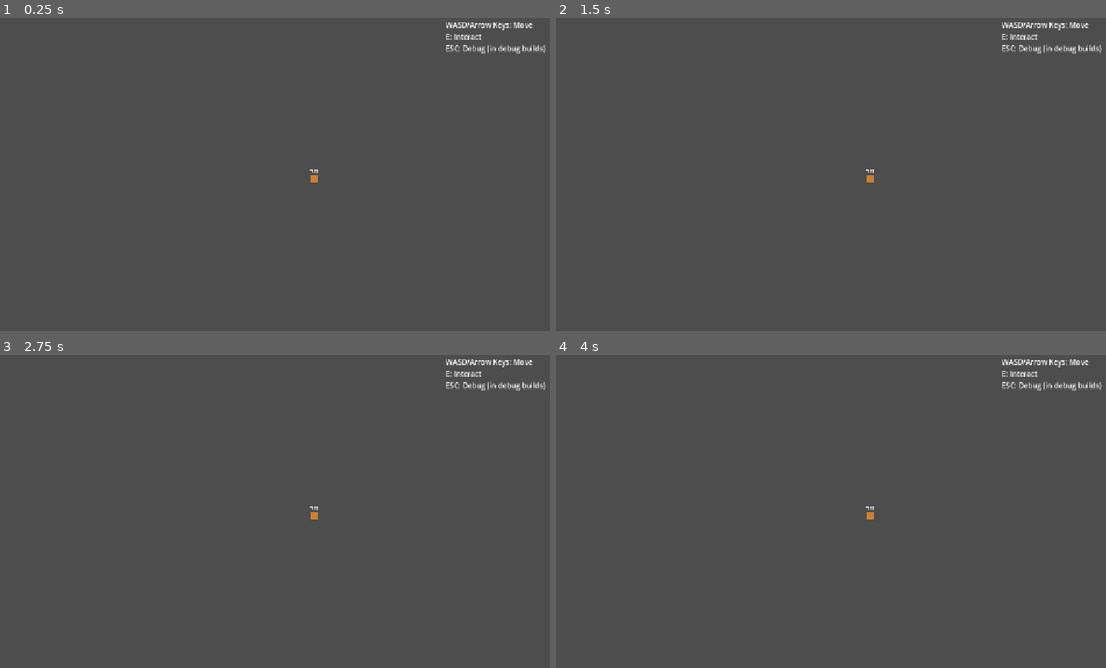
Above: before the commit, frames 1-4 (two rows, left to right).
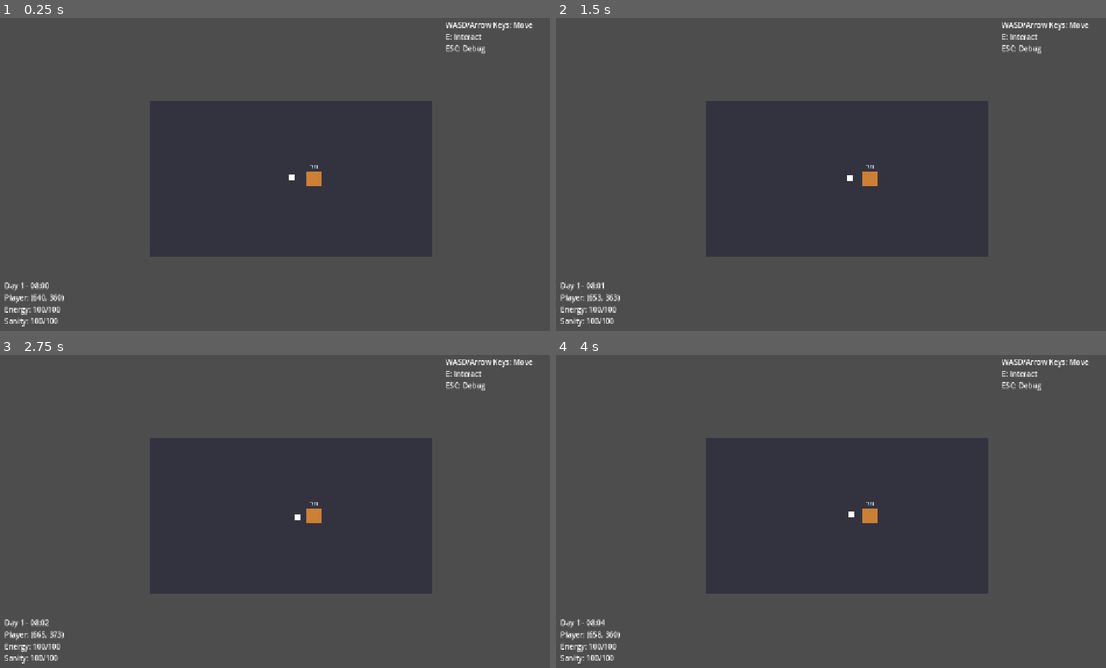
Above: after the commit, the same moments.

Repository: heureux831/GradLife
Game: Godot game, scene res://scenes/main/Main.tscn
The game is run twice, just before and just after one commit, with the same random seed, the same clock (stepped at 60 frames per second) and the same inputs.
Inputs (mouse positions are in pixels of both pictures, inside the frame that each line leads up to):
- Up to frame 1 (0.25 s): no input
- Up to frame 2 (1.5 s): tap Enter at 0.5 s; move the mouse to (869, 177) at 0.52 s; hold Right (ui_right) 0.53-1.28 s; hold E (interact) 0.53-1.28 s; click (869, 177) at 0.67 s; move the mouse to (732, 196) at 1.27 s; hold Down (ui_down) from 1.28 s (still down); tap E (interact) at 1.35 s
- Up to frame 3 (2.75 s): move the mouse to (346, 442) at 2.02 s; release Down (ui_down) at 2.03 s; hold Right (ui_right) from 2.03 s (still down); hold E (interact) from 2.03 s (still down)
- Up to frame 4 (4 s): move the mouse to (820, 580) at 2.77 s; release Right (ui_right) at 2.78 s; release E (interact) at 2.78 s; hold Up (ui_up) 2.78-3.53 s; tap E (interact) at 2.85 s; click (820, 580) at 2.92 s; tap Space at 3.5 s; move the mouse to (1023, 564) at 3.52 s; hold Left (ui_left) from 3.53 s (still down); hold E (interact) from 3.53 s (still down)

The runs differ from the first frame. In frame 1, 26% of the frame differs, in the area x 0-100%, y 8-99%; in frame 2, 26%; in frame 3, 26%; in frame 4, 26%.

Commit message:
Add visual feedback and debug information
- Add placeholder blue sprite to Player
- Fix InteractionManager to properly find Player
- Add visible floor and walls to Dorm room
- Make TestInteractable larger and more visible (64x64)
- Add hover effects to TestInteractable
- Add StatusLabel for real-time game state display
- Add debugging prints for initialization

Diff:
--- a/scenes/characters/Player.tscn
+++ b/scenes/characters/Player.tscn
@@ -1,9 +1,16 @@
-[gd_scene load_steps=3 format=3]
+[gd_scene load_steps=4 format=3]
 
 [ext_resource type="Script" path="res://src/characters/Player.gd" id="1"]
 
 [sub_resource type="RectangleShape2D" id="RectangleShape2D_1"]
 size = Vector2(16, 16)
+
+[sub_resource type="StyleBoxFlat" id="StyleBoxFlat_1"]
+bg_color = Color(0.2, 0.6, 1, 1)
+corner_radius_top_left = 8
+corner_radius_top_right = 8
+corner_radius_bottom_right = 8
+corner_radius_bottom_left = 8
 
 [node name="Player" type="CharacterBody2D"]
 script = ExtResource("1")
@@ -12,7 +19,21 @@
 
 [node name="Sprite2D" type="Sprite2D" parent="."]
 z_index = 1
-position = Vector2(0, -8)
+
+[node name="ColorRect" type="ColorRect" parent="Sprite2D"]
+layout_mode = 1
+anchors_preset = 8
+anchor_left = 0.5
+anchor_top = 0.5
+anchor_right = 0.5
+anchor_bottom = 0.5
+offset_left = -12.0
+offset_top = -20.0
+offset_right = 12.0
+offset_bottom = 4.0
+grow_horizontal = 2
+grow_vertical = 2
+theme_override_styles/panel = SubResource("StyleBoxFlat_1")
 
 [node name="CollisionShape2D" type="CollisionShape2D" parent="."]
 position = Vector2(0, 8)
--- a/scenes/main/Main.tscn
+++ b/scenes/main/Main.tscn
@@ -41,5 +41,18 @@
 grow_horizontal = 0
 text = "WASD/Arrow Keys: Move
 E: Interact
-ESC: Debug (in debug builds)"
+ESC: Debug"
 vertical_alignment = 1
+
+[node name="StatusLabel" type="Label" parent="CanvasLayer"]
+layout_mode = 1
+anchors_preset = 2
+anchor_top = 1.0
+anchor_bottom = 1.0
+offset_left = 10.0
+offset_top = -100.0
+offset_right = 400.0
+offset_bottom = -10.0
+grow_vertical = 0
+text = "Initializing..."
+vertical_alignment = 1
--- a/scenes/objects/TestInteractable.tscn
+++ b/scenes/objects/TestInteractable.tscn
@@ -3,7 +3,7 @@
 [ext_resource type="Script" path="res://src/interaction/TestInteractable.gd" id="1"]
 
 [sub_resource type="RectangleShape2D" id="RectangleShape2D_1"]
-size = Vector2(32, 32)
+size = Vector2(64, 64)
 
 [node name="TestInteractable" type="Area2D"]
 script = ExtResource("1")
@@ -25,10 +25,10 @@
 anchor_top = 0.5
 anchor_right = 0.5
 anchor_bottom = 0.5
-offset_left = -16.0
-offset_top = -16.0
-offset_right = 16.0
-offset_bottom = 16.0
+offset_left = -32.0
+offset_top = -32.0
+offset_right = 32.0
+offset_bottom = 32.0
 grow_horizontal = 2
 grow_vertical = 2
 color = Color(0.8, 0.5, 0.2, 1)
@@ -41,9 +41,9 @@
 anchor_right = 0.5
 anchor_bottom = 0.5
 offset_left = -50.0
-offset_top = -40.0
+offset_top = -60.0
 offset_right = 50.0
-offset_bottom = -25.0
+offset_bottom = -45.0
 grow_horizontal = 2
 grow_vertical = 2
 text = "TEST"
--- a/scenes/world/Dorm.tscn
+++ b/scenes/world/Dorm.tscn
@@ -8,11 +8,18 @@
 [sub_resource type="RectangleShape2D" id="RectangleShape2D_2"]
 size = Vector2(20, 720)
 
+[sub_resource type="StyleBoxFlat" id="StyleBoxFlat_1"]
+bg_color = Color(0.4, 0.4, 0.4, 1)
+
 [node name="Dorm" type="Node2D"]
 script = ExtResource("1")
 
-[node name="Floor" type="TileMap" parent="."]
-y_sort_enabled = true
+[node name="Floor" type="ColorRect" parent="."]
+offset_left = 20.0
+offset_top = 20.0
+offset_right = 1260.0
+offset_bottom = 700.0
+color = Color(0.3, 0.3, 0.35, 1)
 
 [node name="Walls" type="StaticBody2D" parent="."]
 collision_layer = 4
@@ -35,3 +42,10 @@
 shape = SubResource("RectangleShape2D_2")
 
 [node name="YSort" type="YSort" parent="."]
+
+[node name="FloorVisual" type="ColorRect" parent="."]
+offset_left = 20.0
+offset_top = 20.0
+offset_right = 1260.0
+offset_bottom = 700.0
+color = Color(0.2, 0.2, 0.25, 1)
--- a/src/interaction/InteractionManager.gd
+++ b/src/interaction/InteractionManager.gd
@@ -3,14 +3,21 @@
 # Manages player interactions with objects
 # Detects nearby interactables and handles interaction logic
 
-@onready var player = get_tree().get_first_node_in_group("player")
+var player: Player = null
 var nearby_interactables: Array = []
 var current_interactable: InteractableObject = null
 
 func _ready():
-	# Add player to group if not already added
-	if player and not player.is_in_group("player"):
+	# Get player reference from the scene tree
+	player = get_tree().get_first_node_in_group("player")
+	if not player:
+		# Try to find player by path if not in group
+		player = get_tree().get_root().get_node_or_null("Main/YSort/Player")
+
+	# Add player to group
+	if player:
 		player.add_to_group("player")
+		print("Player found and added to group")
 
 func _process(_delta):
 	_update_nearby_interactables()
--- a/src/interaction/TestInteractable.gd
+++ b/src/interaction/TestInteractable.gd
@@ -4,8 +4,21 @@
 	# Set custom prompt
 	prompt = "Press E to say Hello"
 	super._ready()
+	print("TestInteractable ready!")
 
 func _on_interact(interactor: Node):
 	"""Override to print Hello when interacted with"""
 	print("Hello!")
 	GlobalSignals.show_notification("Hello from test object!", 2.0)
+
+func _on_hover_enter():
+	"""Make the object more visible when hovered"""
+	var color_rect = $Sprite2D/ColorRect
+	if color_rect:
+		color_rect.color = Color(1, 0.8, 0.4, 1)  # Brighter color
+
+func _on_hover_exit():
+	"""Restore original color"""
+	var color_rect = $Sprite2D/ColorRect
+	if color_rect:
+		color_rect.color = Color(0.8, 0.5, 0.2, 1)  # Original color
--- a/src/main/Main.gd
+++ b/src/main/Main.gd
@@ -7,6 +7,7 @@
 @onready var room = $Dorm
 @onready var test_object = $YSort/TestInteractable
 @onready var interaction_manager = $InteractionManager
+@onready var status_label = $CanvasLayer/StatusLabel
 
 func _ready():
 	# Initialize the game
@@ -22,6 +23,8 @@
 	_setup_interaction()
 
 	print("GradLife initialized successfully!")
+	print("Player position: ", player.position if player else "NOT FOUND")
+	print("Test object position: ", test_object.position if test_object else "NOT FOUND")
 
 func _initialize_game():
 	"""Initialize game systems"""
@@ -51,6 +54,9 @@
 	# TODO: Implement scene transitions
 	print("Scene change requested to: ", scene_path)
 
+func _process(_delta):
+	_update_status()
+
 func _unhandled_input(event):
 	"""Handle input events"""
 	# Handle interact key press
@@ -60,6 +66,19 @@
 	# Debug: Press F1 to show stats
 	if event.is_action_pressed("ui_cancel") and OS.is_debug_build():
 		_show_debug_stats()
+
+func _update_status():
+	"""Update the status label with current game state"""
+	if not status_label:
+		return
+
+	var status_text = ""
+	status_text += "Day " + str(TimeSystem.get_day()) + " - " + TimeSystem.get_time_string() + "\n"
+	status_text += "Player: (" + str(int(player.position.x)) + ", " + str(int(player.position.y)) + ")\n"
+	status_text += "Energy: " + str(int(PlayerStats.energy)) + "/100\n"
+	status_text += "Sanity: " + str(int(PlayerStats.sanity)) + "/100\n"
+
+	status_label.text = status_text
 
 func _show_debug_stats():
 	"""Show debug information in console"""
Not shown: 1 places in scenes/world/Dorm.tscn that only renumber resources
Not shown, changed: INFORMATION.md
